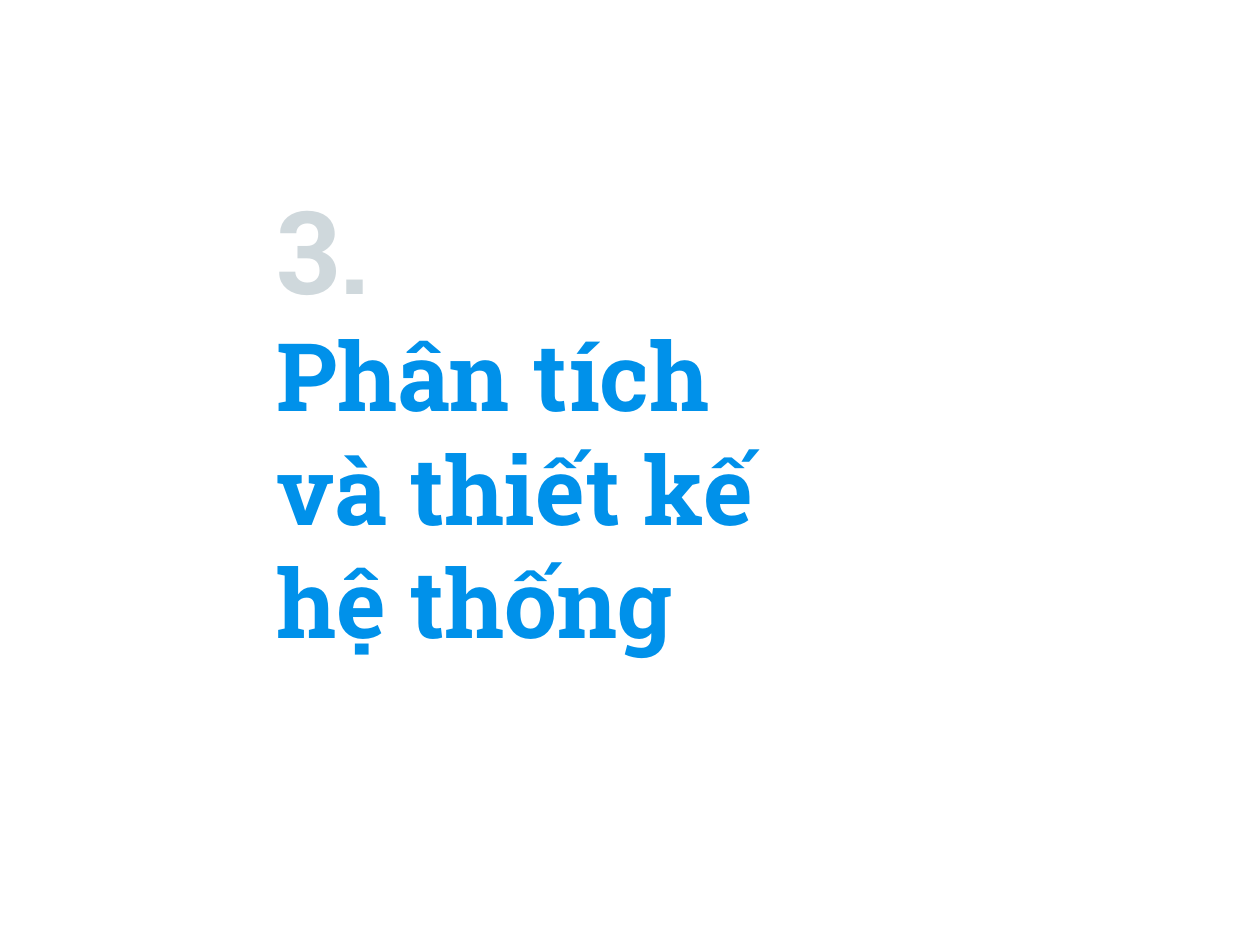
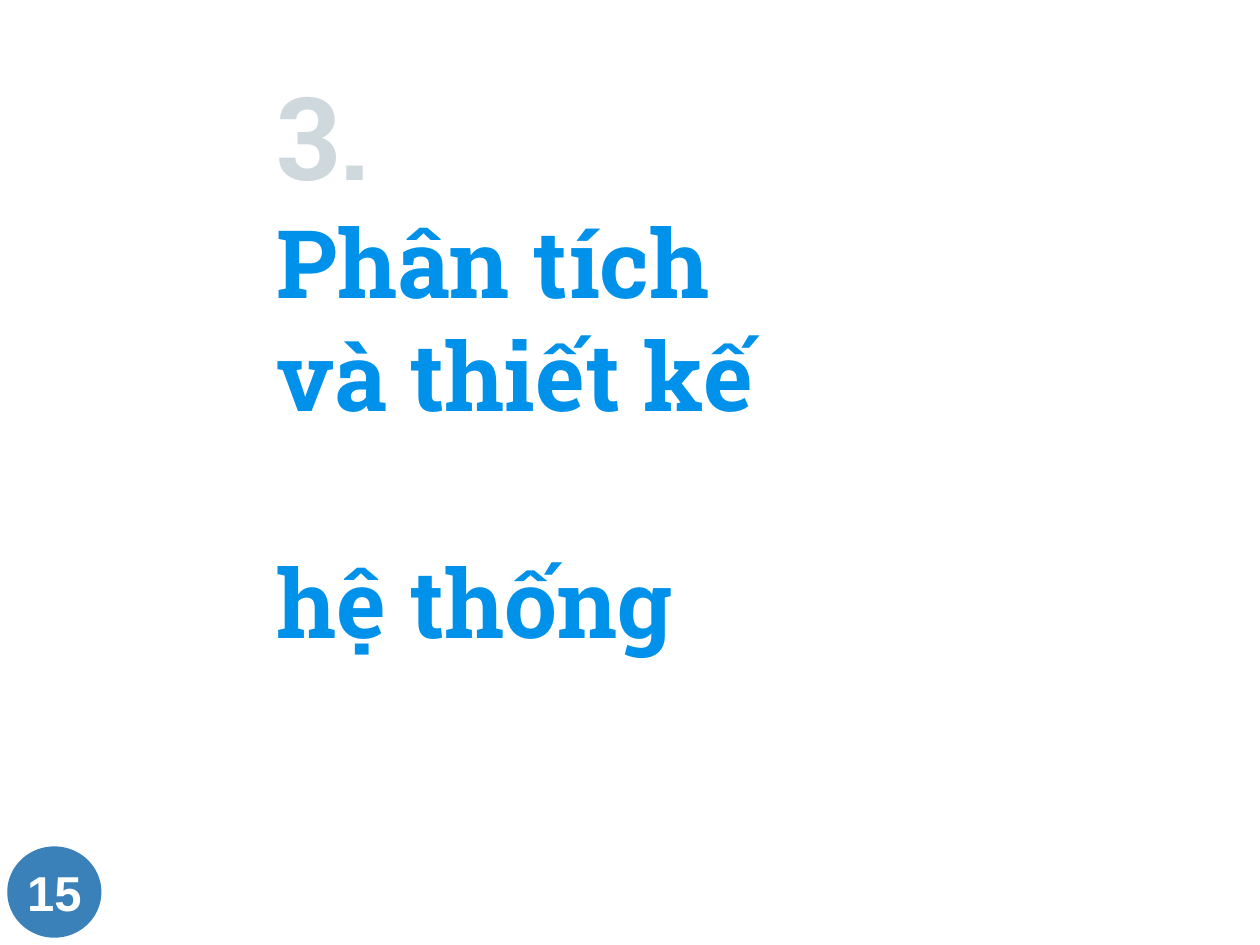
Before and after one commit to LampardNguyen234/LibrarySystemManagement, a slide deck: slide 15 of Presentation.pptx. Drawn at 1260x945 pixels with LibreOffice and Linux fonts; fonts in the diff are those of the drawing; background and template pictures are left out. Boxes give left, top, right and bottom in pixels: in the first picture for what was removed or moved away, otherwise in the second. Text is boxed around its words. In the diff, an @@ line names an element or a change of style, - is before the commit and + after.

```diff
--- a/Presentation.pptx
+++ b/Presentation.pptx
@@ title "3." rewrapped from (x1=277, y1=211, x2=754, y2=658) to (x1=277, y1=226, x2=754, y2=658) @@
@@ ellipse added at (x1=8, y1=847, x2=102, y2=937), fill #3A81BA, 28 pt, text #FFFFFF, bold @@
+15
```
Also in this commit, not shown: 34 other slides changed, 1 slide added.
